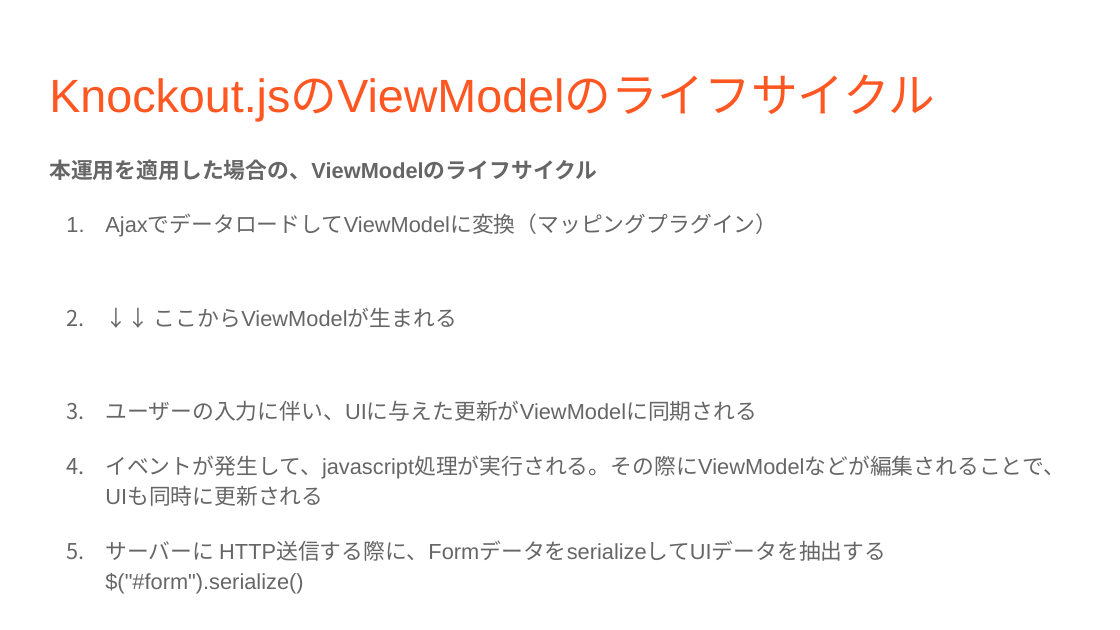
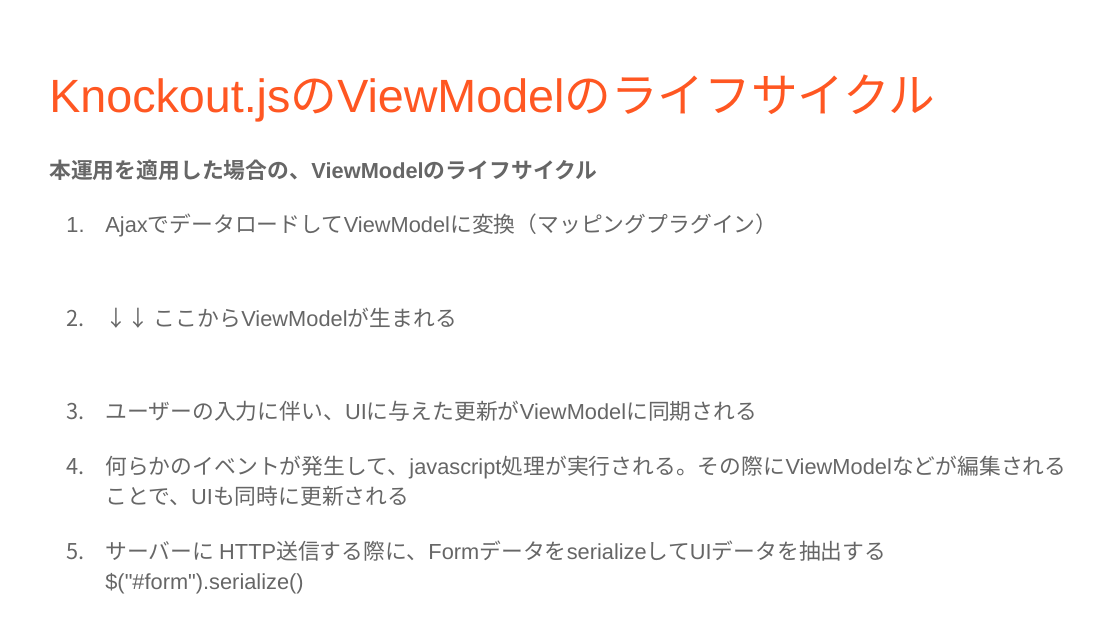
Before and after one commit to ezison/knockout, a slide deck: slide 9 of Knockout.jsのマイ運用方針.pptx. Drawn at 1120x630 pixels with LibreOffice and Linux fonts; fonts in the diff are those of the drawing. Boxes give left, top, right and bottom in pixels: in the first picture for what was removed or moved away, otherwise in the second. Text is boxed around its words. In the diff, an @@ line names an element or a change of style, - is before the commit and + after.

```diff
--- a/Knockout.jsのマイ運用方針.pptx
+++ b/Knockout.jsのマイ運用方針.pptx
@@ text at (105,455,1066,506): text changed @@
-4. イベントが発生して、javascript処理が実行される。その際にViewModelなどが編集されることで、UIも同時に更新される
+4. 何らかのイベントが発生して、javascript処理が実行される。その際にViewModelなどが編集されることで、UIも同時に更新される
```
Also in this commit, not shown: 8 other slides changed, 1 other file.
